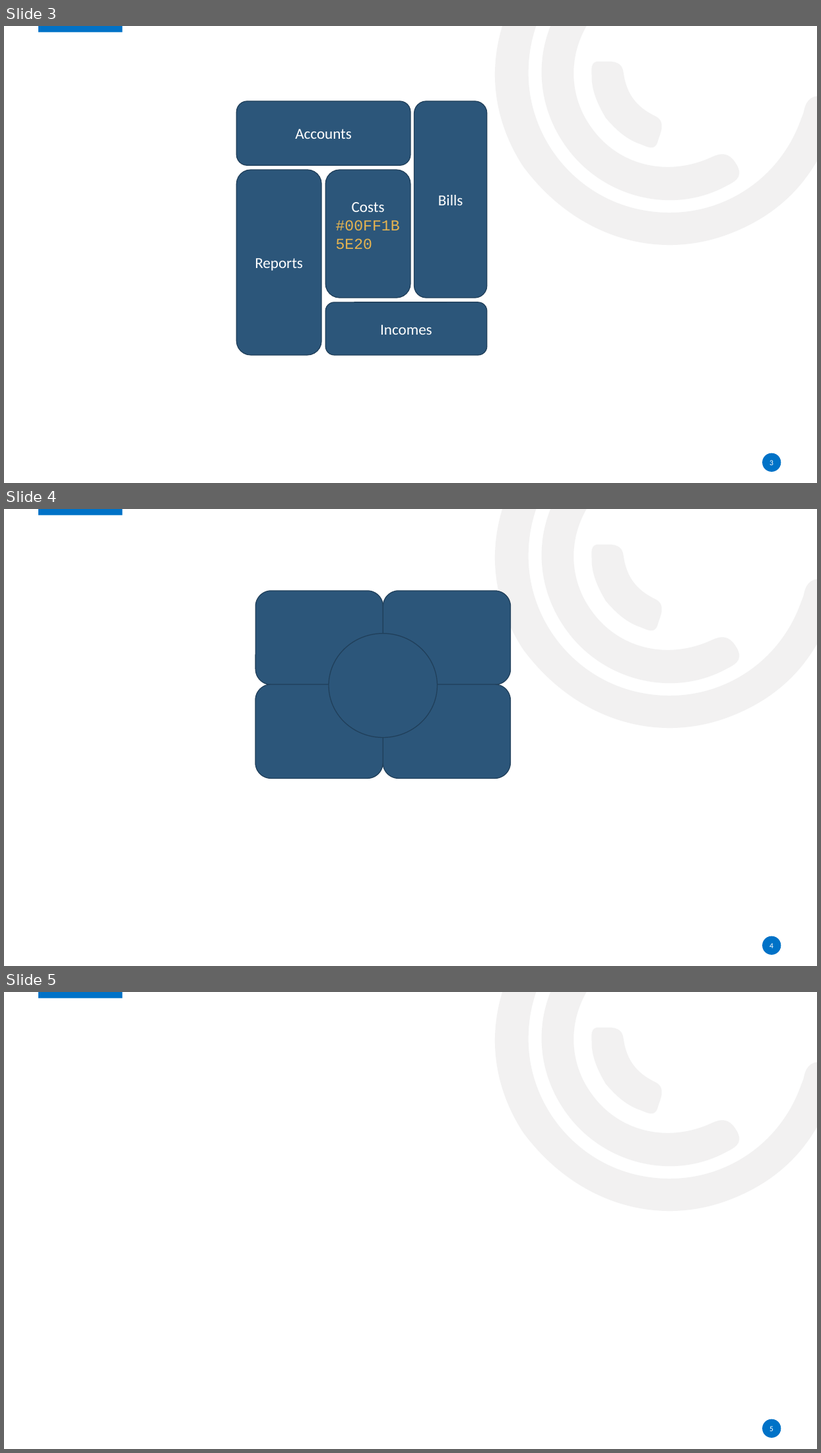
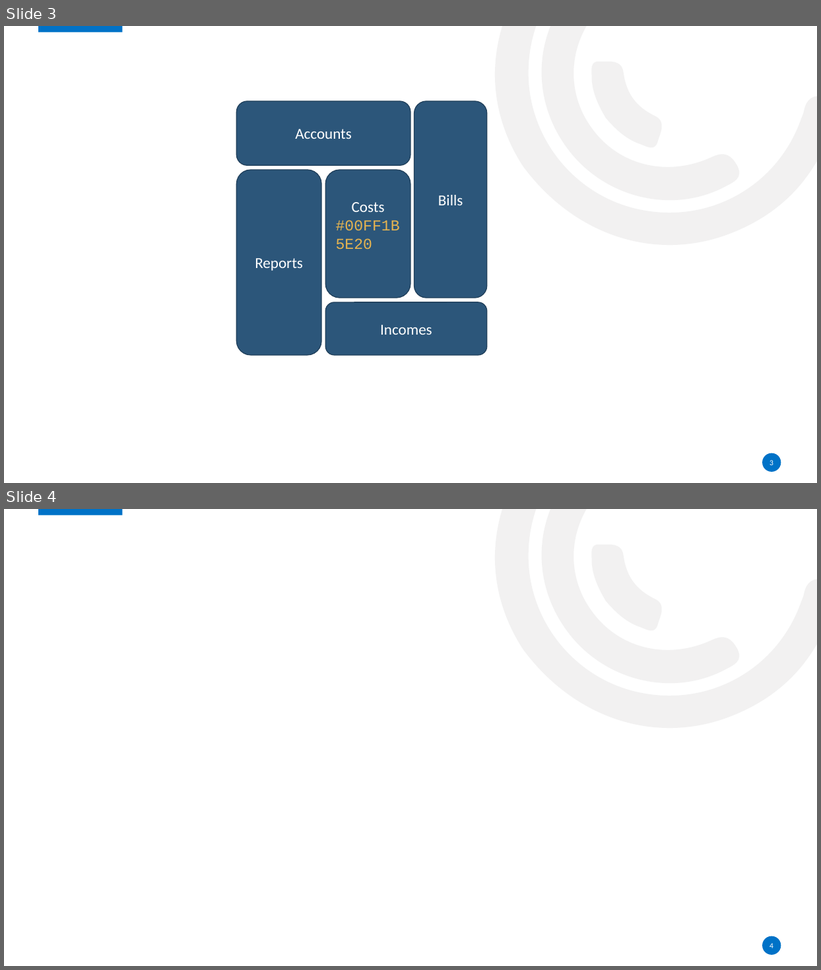
Before and after one commit to abbasyazdanmehr/billing-app-flutter, a slide deck: Billing app.pptx. Shown one above the other, each under a label of ours: slides 3, 4 and 5 before the commit, slides 3 and 4 after it. The pictures are 821x1453 and 821x970 pixels, drawn with LibreOffice and Linux fonts; fonts in the diff are those of the drawing; background and template pictures are left out. Boxes give left, top, right and bottom in pixels: in the first picture for what was removed or moved away, otherwise in the second. Text is boxed around its words. In the diff, an @@ line names an element or a change of style, - is before the commit and + after.

```diff
--- a/Billing app.pptx
+++ b/Billing app.pptx
@@ slide 4 removed at [4, 509, 817, 966], background #FFFFFF; not listed: 5 template elements that a slide beside it also shows @@
@@ rounded rectangle removed at [255, 591, 383, 685] @@
@@ rounded rectangle removed at [384, 591, 511, 685] @@
@@ ellipse removed at [329, 634, 438, 738] @@
@@ rounded rectangle removed at [255, 685, 383, 779] @@
@@ rounded rectangle removed at [383, 685, 510, 779] @@
@@ page number removed at [770, 943, 774, 949] @@
-4
@@ what was slide 5 is now slide 4 @@
@@ page number at [770, 943, 774, 949]: text changed @@
-5
+4
```
Also in this commit, not shown: 1 slide added, 2 other files.
